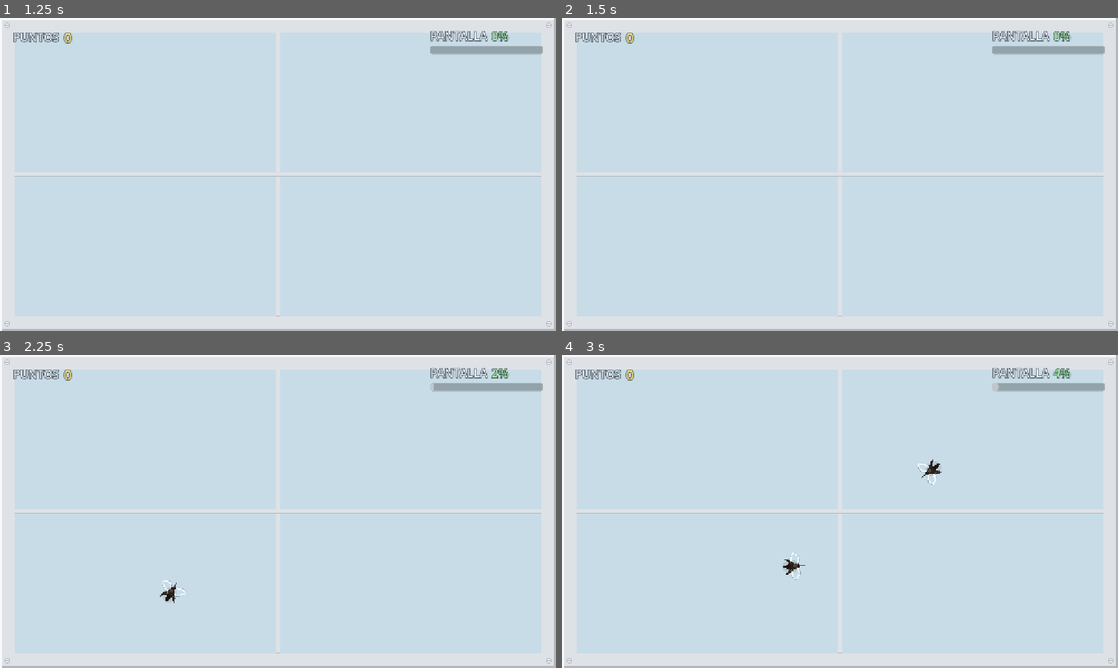
Above: before the commit, frames 1-4 (two rows, left to right).
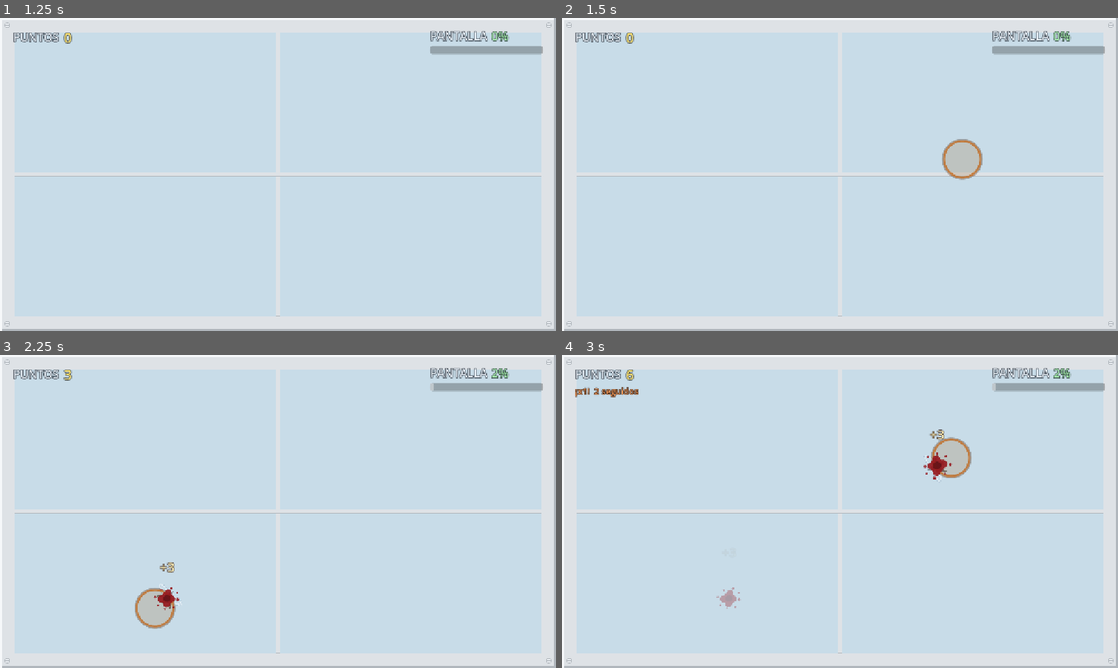
Above: after the commit, the same moments.

Repository: h3ct0rg/matacudo
Game: Godot game, scene res://scenes/menu.tscn
Same seed, same stepped clock (60 frames per second), same inputs: the game is played once before the commit and once after it.
Inputs (mouse positions are in pixels of both pictures, inside the frame that each line leads up to):
- Up to frame 1 (1.25 s): click "COMENZAR" at 0.5 s
- Up to frame 2 (1.5 s): tap Enter at 1.25 s; move the mouse to (962, 158) at 1.27 s; click (962, 158) at 1.42 s
- Up to frame 3 (2.25 s): tap Space at 1.52 s; move the mouse to (155, 608) at 2.02 s; click (155, 608) at 2.17 s
- Up to frame 4 (3 s): tap Space at 2.27 s; move the mouse to (951, 458) at 2.77 s; click (951, 458) at 2.92 s

Frame 1 is identical in both runs. In frame 2, 0.8% of the frame differs, in the area x 68-76%, y 38-52%; in frame 3, 1.0%; in frame 4, 1.4%, in the area x 2-90%, y 4-82%.

Commit message:
Area de aplastamiento mas grande y circulo que muestra donde cuenta el toque
El area era un circulo de radio 26, medido: cubria el 87% del largo del zancudo
pero en un telefono en vertical equivalia a solo 4.2 mm de diametro, menos de la
mitad de los 9 mm que recomiendan las guias tactiles. Ahora el radio es 40 (1.5x),
unos 11 mm en horizontal y 6.4 mm en vertical, y sigue pegado al cuerpo del
zancudo en vez de invadir a los vecinos.

Cada clic o toque dibuja un circulo con el area real, que se desvanece en 0,28 s.
Es lo que hace visible una zona que de otro modo no se puede adivinar, sobre todo
al ser mas grande que el muñeco. El color es ambar oscuro con borde, porque un
anillo claro se perdia contra el fondo palido de la ventana.

El radio vive en dos sitios que deben coincidir: la forma de colision en
scenes/mosquito.tscn (la que captura el toque) y SWAT_RADIUS en scripts/game.gd
(la que dibuja el circulo). Hay una prueba que falla si se separan.

Detalle del proyecto: el proyecto emula toque desde el raton, asi que un clic de
escritorio llega como raton y como toque. El manejador usa solo el evento tactil
cuando la plataforma tiene pantalla tactil, y la prueba comprueba que un clic
muestra exactamente un circulo y no dos.

Diff:
--- a/scenes/mosquito.tscn
+++ b/scenes/mosquito.tscn
@@ -6,7 +6,7 @@
 [ext_resource type="Texture2D" path="res://assets/sprites/mosquito_2.png" id="4_frame2"]
 
 [sub_resource type="CircleShape2D" id="CircleShape2D_mosquito"]
-radius = 26.0
+radius = 40.0
 
 [sub_resource type="SpriteFrames" id="SpriteFrames_mosquito"]
 animations = [{
--- /dev/null
+++ b/scenes/press_indicator.tscn
@@ -0,0 +1,6 @@
+[gd_scene load_steps=2 format=3]
+
+[ext_resource type="Script" path="res://scripts/press_indicator.gd" id="1_script"]
+
+[node name="PressIndicator" type="Node2D"]
+script = ExtResource("1_script")
--- a/scripts/game.gd
+++ b/scripts/game.gd
@@ -7,6 +7,12 @@
 
 const MOSQUITO_SCENE := preload("res://scenes/mosquito.tscn")
 const HIT_EFFECT_SCENE := preload("res://scenes/hit_effect.tscn")
+const PRESS_INDICATOR_SCENE := preload("res://scenes/press_indicator.tscn")
+
+## Radius of the swat area, in game units. It must match the CircleShape2D in
+## scenes/mosquito.tscn: that shape is what catches the press, and this value is
+## what the on-screen indicator draws so the player can see the real area.
+const SWAT_RADIUS := 40.0
 
 ## Spawn area: inset so mosquitoes never sit under the window frame.
 const SPAWN_BOUNDS := Rect2(70, 70, 1140, 580)
@@ -42,6 +48,8 @@
 var _fill_clock := 0.0
 var _finished := false
 var _uploading := false
+## Positions where the press circle was shown, kept for the development tests.
+var _press_marks: Array[Vector2] = []
 
 
 func _ready() -> void:
@@ -136,6 +144,39 @@
 	)
 
 
+## Shows the swat-area circle wherever the player presses, hit or miss, so the
+## real size of the target is visible instead of guessed.
+##
+## The project emulates touch from the mouse, which means a desktop click arrives
+## here twice, once as a mouse button and once as a screen touch. Only the touch
+## event is used when touch is available, which keeps it to one circle per press
+## on both desktop and mobile.
+func _unhandled_input(event: InputEvent) -> void:
+	var pressed := false
+	if event is InputEventScreenTouch:
+		pressed = event.pressed
+	elif event is InputEventMouseButton and not _touch_available():
+		pressed = event.pressed and event.button_index == MOUSE_BUTTON_LEFT
+	if not pressed:
+		return
+	var at: Vector2 = (event as InputEvent).position
+	_show_press_indicator(at)
+
+
+## True when the platform reports a touchscreen, so mouse events are only the
+## emulated twin of a touch and should not be drawn twice.
+func _touch_available() -> bool:
+	return DisplayServer.is_touchscreen_available()
+
+
+## Draws the circle under the game layer, then records it for tests.
+func _show_press_indicator(at: Vector2) -> void:
+	var indicator: Node2D = PRESS_INDICATOR_SCENE.instantiate()
+	_effects.add_child(indicator)
+	indicator.call("show_press", at, SWAT_RADIUS)
+	_press_marks.append(at)
+
+
 func _on_mosquito_swatted(points: int, at: Vector2) -> void:
 	if _finished:
 		return
--- /dev/null
+++ b/scripts/press_indicator.gd
@@ -0,0 +1,54 @@
+extends Node2D
+## The pressing feedback: a soft circle that marks, for a moment, exactly the
+## area a tap or click counts as a hit. Drawing it at the real swipe radius is
+## the point — it teaches where the game is forgiving, which is not something the
+## player can guess when the circle is larger than the mosquito.
+
+## Seconds the circle takes to expand and fade out.
+const DURATION := 0.28
+## Ring thickness just after the press.
+const START_WIDTH := 8.0
+## Fill and ring are dark amber on purpose: the playfield is a pale window, and a
+## light ring washes out against it.
+const FILL := Color(0.55, 0.30, 0.0, 0.30)
+const RING := Color(0.85, 0.42, 0.05, 1.0)
+const RING_DARK := Color(0.25, 0.10, 0.0, 0.55)
+
+var _radius := 40.0
+var _progress := 0.0
+var _fade: Tween
+
+
+func show_press(at: Vector2, radius: float) -> void:
+	position = at
+	if not is_equal_approx(radius, _radius):
+		_radius = radius
+		queue_redraw()
+	# Retrigger cleanly: a fast second tap restarts the animation instead of
+	# stacking a second circle on top of the first.
+	if _fade != null and _fade.is_valid():
+		_fade.kill()
+	_fade = create_tween()
+	_fade.tween_method(_set_progress, 0.0, 1.0, DURATION) \
+		.set_trans(Tween.TRANS_QUAD).set_ease(Tween.EASE_OUT)
+	_fade.tween_callback(queue_free)
+
+
+func _set_progress(value: float) -> void:
+	_progress = value
+	queue_redraw()
+
+
+func _draw() -> void:
+	# Contracts slightly as it fades, which reads as a stomp rather than a wave.
+	var shrink := 1.0 + _progress * 0.12
+	var faded := 1.0 - _progress
+	var radius := _radius * shrink
+	draw_circle(Vector2.ZERO, radius, Color(FILL.r, FILL.g, FILL.b, FILL.a * faded))
+	# A dark outer edge keeps the ring readable over the glass and the frame.
+	draw_arc(Vector2.ZERO, radius + 1.5, 0.0, TAU, 64,
+		Color(RING_DARK.r, RING_DARK.g, RING_DARK.b, RING_DARK.a * faded),
+		maxf(1.0, (START_WIDTH + 3.0) * faded), true)
+	draw_arc(Vector2.ZERO, radius, 0.0, TAU, 64,
+		Color(RING.r, RING.g, RING.b, RING.a * faded),
+		maxf(1.0, START_WIDTH * faded), true)
--- /dev/null
+++ b/tools/capture_swat_circle.gd
@@ -0,0 +1,58 @@
+extends Node
+## Development capture: presses twice inside a running game — once on a mosquito
+## and once on empty glass — and photographs the swat circle while it is still on
+## screen, so its size and look can be judged.
+##
+## Writes user://swat_circle.png.
+
+var _game: Node
+
+
+func _ready() -> void:
+	await _run()
+
+
+func _run() -> void:
+	await get_tree().process_frame
+	_game = load("res://scenes/game.tscn").instantiate()
+	add_child(_game)
+	await get_tree().create_timer(0.4).timeout
+
+	# A mosquito held still, so the circle lands where the picture expects it.
+	var mosquito: Node2D = _spawn_one()
+	mosquito.set_physics_process(false)
+	mosquito.global_position = Vector2(380, 300)
+
+	# Second, empty spot.
+	_press(Vector2(760, 420))
+	await get_tree().process_frame
+	# First press: on the mosquito, a moment earlier so it has faded a little and
+	# both stages of the animation are visible at once.
+	_press(mosquito.global_position)
+	await get_tree().create_timer(0.12).timeout
+	await RenderingServer.frame_post_draw
+
+	var image := get_viewport().get_texture().get_image()
+	image.save_png("user://swat_circle.png")
+	print("captura -> user://swat_circle.png")
+	print("círculos dibujados: ", (_game.get("_press_marks") as Array).size())
+	get_tree().quit()
+
+
+func _spawn_one() -> Node2D:
+	_game.call("_on_spawn_timer_timeout")
+	for child in _game.get_node("Mosquitoes").get_children():
+		if is_instance_valid(child):
+			return child
+	return null
+
+
+func _press(at: Vector2) -> void:
+	for pressed in [true, false]:
+		var event := InputEventMouseButton.new()
+		event.button_index = MOUSE_BUTTON_LEFT
+		event.button_mask = MOUSE_BUTTON_MASK_LEFT if pressed else 0
+		event.pressed = pressed
+		event.position = at
+		event.global_position = at
+		Input.parse_input_event(event)
--- /dev/null
+++ b/tools/capture_swat_circle.tscn
@@ -0,0 +1,6 @@
+[gd_scene load_steps=2 format=3]
+
+[ext_resource type="Script" path="res://tools/capture_swat_circle.gd" id="1_script"]
+
+[node name="CaptureSwatCircle" type="Node"]
+script = ExtResource("1_script")
--- /dev/null
+++ b/tools/swat_area_test.gd
@@ -0,0 +1,114 @@
+extends Node
+## Development test for the swat area and its on-screen indicator.
+##
+##   godot --path <project>          (windowed: the indicator needs a viewport)
+##
+## Verifies that the collision shape and the advertised radius agree, that a
+## press near the edge of the circle still swats, that a press beyond it does
+## not, and that the indicator appears exactly once per press — the project
+## emulates touch from the mouse, so a careless handler would draw two circles
+## for one desktop click.
+
+var _game: Node
+var _failures := 0
+var _marks_at_click := 0
+
+
+func _ready() -> void:
+	await _run()
+	print("SWAT AREA TEST: ", "TODO OK" if _failures == 0 else "%d FALLAS" % _failures)
+	get_tree().quit(0 if _failures == 0 else 1)
+
+
+func _run() -> void:
+	await get_tree().process_frame
+	_game = load("res://scenes/game.tscn").instantiate()
+	add_child(_game)
+	await get_tree().create_timer(0.3).timeout
+
+	# --- the shape and the advertised radius must match -------------------
+	var scene: PackedScene = load("res://scenes/mosquito.tscn")
+	var probe: Area2D = scene.instantiate()
+	add_child(probe)
+	var circle: CircleShape2D = (probe.get_node("CollisionShape2D") as CollisionShape2D).shape
+	var advertised: float = _game.get("SWAT_RADIUS")
+	_check(is_equal_approx(circle.radius, advertised),
+		"el radio de la forma (%.0f) coincide con el anunciado (%.0f)" % [circle.radius, advertised])
+	_check(circle.radius > 26.0,
+		"el área creció respecto al valor anterior de 26 (ahora %.0f = %.1fx)" % [circle.radius, circle.radius / 26.0])
+	probe.queue_free()
+
+	# --- the indicator appears once per click ----------------------------
+	_clear()
+	await get_tree().create_timer(0.4).timeout
+	var count_before: int = (_game.get("_press_marks") as Array).size()
+	_click(Vector2(300, 200))
+	await get_tree().create_timer(0.15).timeout
+	var marks: Array = _game.get("_press_marks")
+	_marks_at_click = marks.size() - count_before
+	_check(_marks_at_click == 1,
+		"un clic muestra exactamente un círculo (mostró %d)" % _marks_at_click)
+	if _marks_at_click >= 1:
+		var at: Vector2 = marks[marks.size() - 1]
+		_check(at.distance_to(Vector2(300, 200)) < 2.0,
+			"el círculo aparece donde se hizo clic (%.0f,%.0f)" % [at.x, at.y])
+
+	# --- a press at the edge of the circle still swats -------------------
+	var mosquito: Node2D = await _spawn_one()
+	mosquito.set_physics_process(false)
+	var center: Vector2 = mosquito.global_position
+	var before := GameData.score
+	_click(center + Vector2(advertised - 4.0, 0.0))
+	await get_tree().create_timer(0.25).timeout
+	_check(GameData.score > before,
+		"un clic dentro del círculo aplasta (a %.0f unidades del centro)" % (advertised - 4.0))
+
+	# --- and one clearly outside it does not -----------------------------
+	var second: Node2D = await _spawn_one()
+	second.set_physics_process(false)
+	var before_outside := GameData.score
+	_click(second.global_position + Vector2(advertised + 30.0, 0.0))
+	await get_tree().create_timer(0.25).timeout
+	_check(GameData.score == before_outside,
+		"un clic bien fuera del círculo NO aplasta (a %.0f unidades)" % (advertised + 30.0))
+
+	# --- the circle also appears when the press hits nothing --------------
+	count_before = (_game.get("_press_marks") as Array).size()
+	_click(Vector2(1000, 600))
+	await get_tree().create_timer(0.15).timeout
+	_check((_game.get("_press_marks") as Array).size() > count_before,
+		"el círculo aparece también cuando el clic no acierta")
+
+
+func _spawn_one() -> Node2D:
+	_game.call("_on_spawn_timer_timeout")
+	for child in _game.get_node("Mosquitoes").get_children():
+		if is_instance_valid(child):
+			return child
+	return null
+
+
+func _clear() -> void:
+	for child in _game.get_node("Mosquitoes").get_children():
+		child.queue_free()
+
+
+## Sends a real press+release through the engine's input pipeline.
+func _click(at: Vector2) -> void:
+	for pressed in [true, false]:
+		var event := InputEventMouseButton.new()
+		event.button_index = MOUSE_BUTTON_LEFT
+		event.button_mask = MOUSE_BUTTON_MASK_LEFT if pressed else 0
+		event.pressed = pressed
+		event.position = at
+		event.global_position = at
+		Input.parse_input_event(event)
+		await get_tree().process_frame
+
+
+func _check(condition: bool, description: String) -> void:
+	if condition:
+		print("  OK    ", description)
+	else:
+		_failures += 1
+		print("  FALLA ", description)
--- /dev/null
+++ b/tools/swat_area_test.tscn
@@ -0,0 +1,6 @@
+[gd_scene load_steps=2 format=3]
+
+[ext_resource type="Script" path="res://tools/swat_area_test.gd" id="1_script"]
+
+[node name="SwatAreaTest" type="Node"]
+script = ExtResource("1_script")
Not shown, changed: build/web/LEEME.txt
Not shown, added: scripts/press_indicator.gd.uid
Not shown, changed: README.md
Not shown, changed: build/web/index.html
Not shown, changed: build/web/index.pck
Not shown, changed: tools/web-mobile-check.mjs
